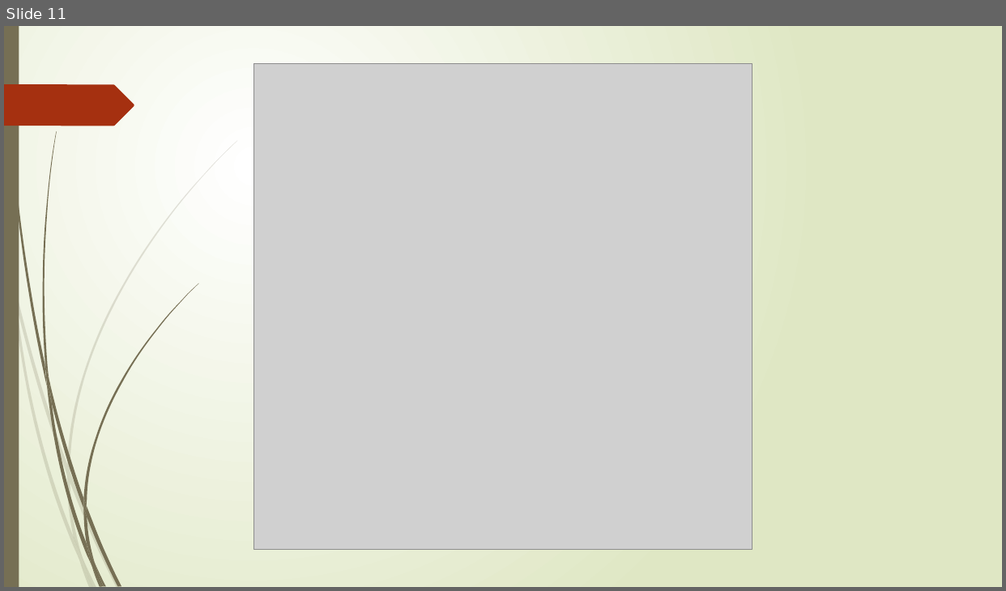
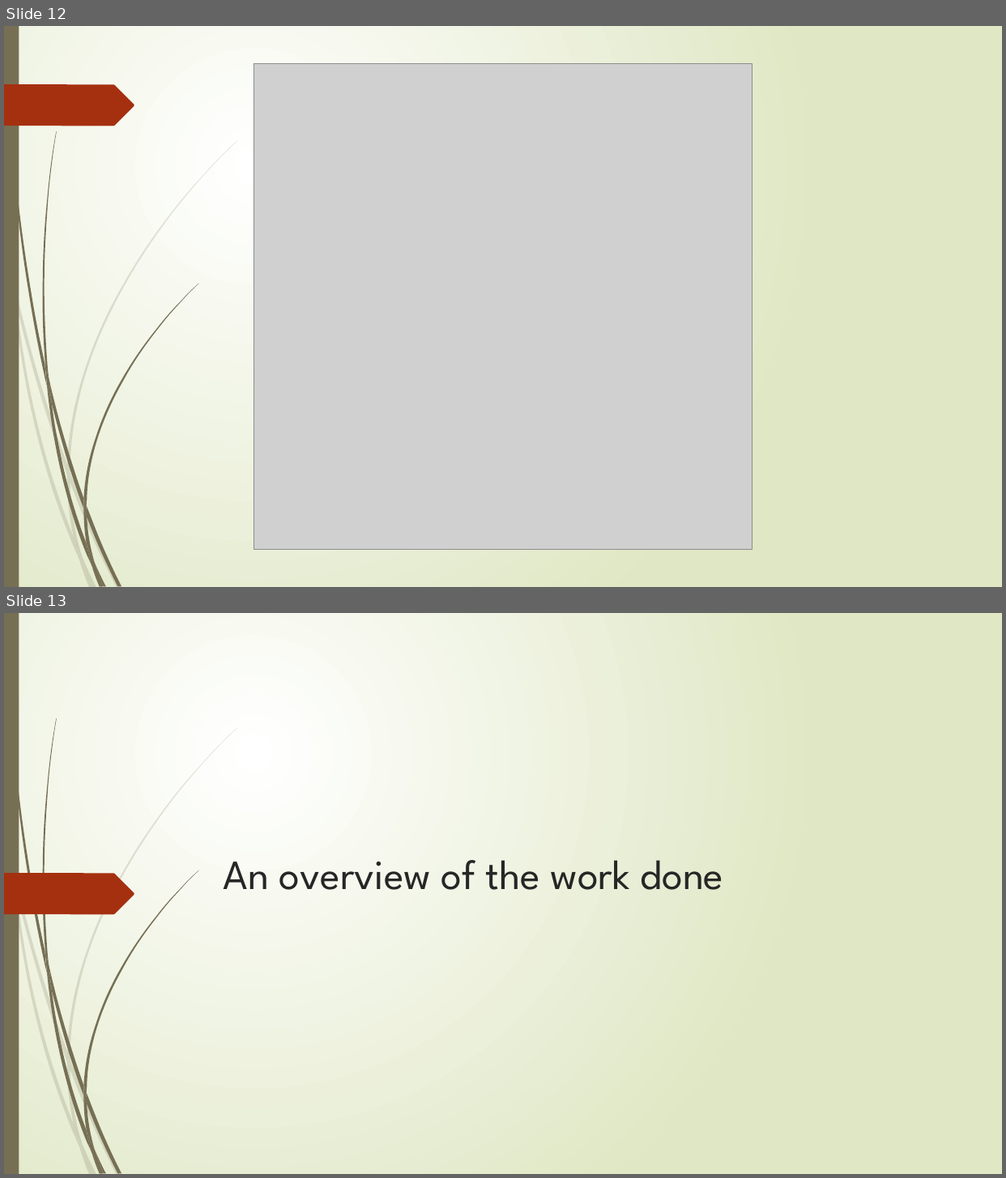
Before and after one commit to hsmmi/Exact-Acceleration-of-K-Means-and-K-Means-parallel, a slide deck: report/spr_final_paper.pptx. Shown one above the other, each under a label of ours: slide 11 before the commit, slides 12 and 13 after it. The pictures are 1006x591 and 1006x1178 pixels, drawn with LibreOffice and Linux fonts; fonts in the diff are those of the drawing; grey boxes stand for pictures. Boxes give left, top, right and bottom in pixels: in the first picture for what was removed or moved away, otherwise in the second. Text is boxed around its words. In the diff, an @@ line names an element or a change of style, - is before the commit and + after.

```diff
--- a/report/spr_final_paper.pptx
+++ b/report/spr_final_paper.pptx
@@ slide 13 added at [4, 613, 1002, 1174], background gradient #FFFFFF to #DFE8C4; not listed: 23 template elements that a slide beside it also shows @@
@@ freeform shape added at [4, 874, 134, 914], fill #A53010 @@
@@ title added at [224, 860, 724, 890], 40 pt, text #262626 @@
+An overview of the work done
@@ what was slide 11 is now slide 12 @@
```
Also in this commit, not shown: 1 slide changed, 12 other slides added.
